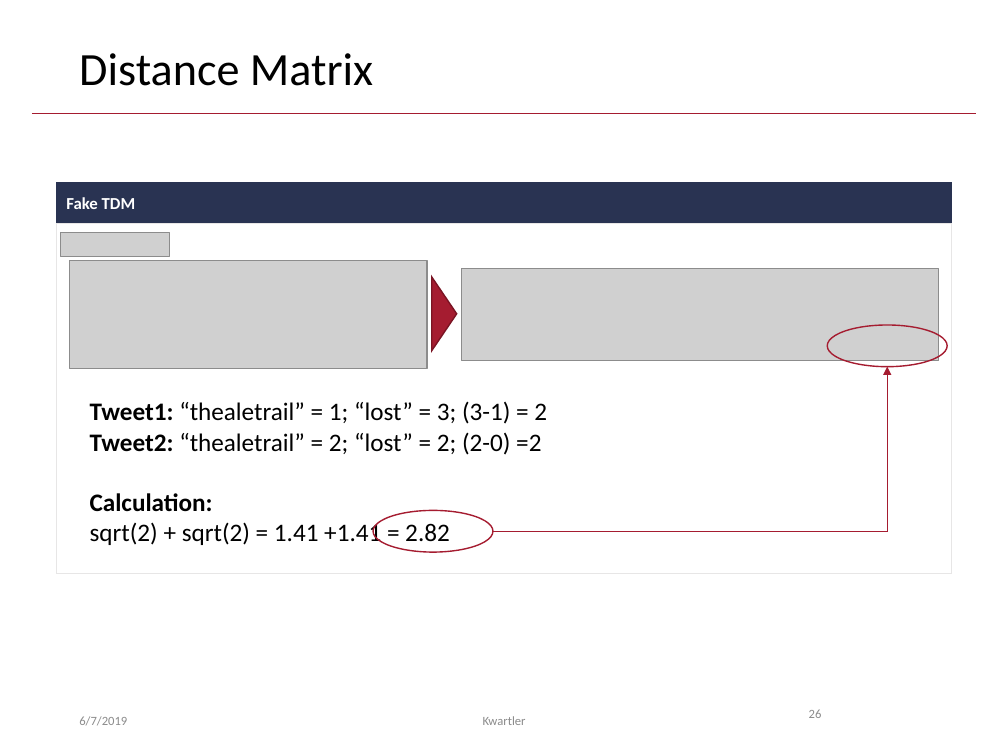
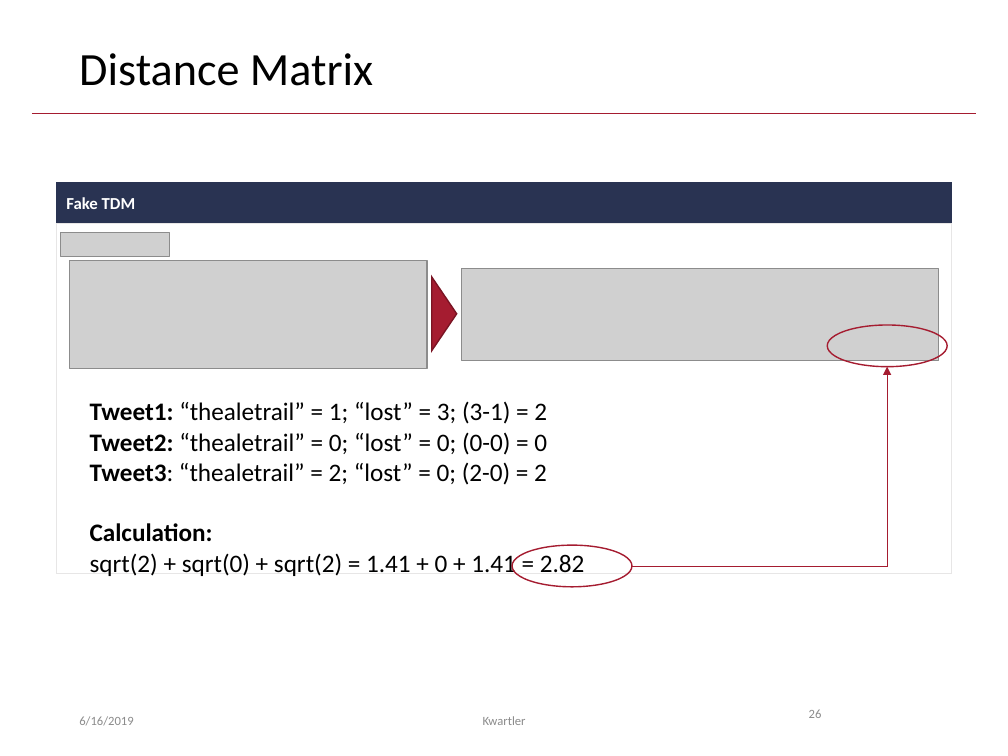
Before and after one commit to kwartler/GSERM_TextMining, a slide deck: slide 26 of B_Tuesday/GSERM_Tuesday_Basic_Visuals_v2.pptx. Drawn at 1008x756 pixels with LibreOffice and Linux fonts; fonts in the diff are those of the drawing; grey boxes stand for pictures; background and template pictures are left out. Boxes give left, top, right and bottom in pixels: in the first picture for what was removed or moved away, otherwise in the second. Text is boxed around its words. In the diff, an @@ line names an element or a change of style, - is before the commit and + after.

Commit message:
update slides

```diff
--- a/B_Tuesday/GSERM_Tuesday_Basic_Visuals_v2.pptx
+++ b/B_Tuesday/GSERM_Tuesday_Basic_Visuals_v2.pptx
@@ elbow arrow moved from (493, 531) - (887, 367) to (632, 565) - (887, 367) @@
@@ text at bbox=[90, 432, 547, 485]: text changed @@
-Tweet2: “thealetrail” = 2; “lost” = 2; (2-0) =2
+Tweet2: “thealetrail” = 0; “lost” = 0; (0-0) = 0
+Tweet3: “thealetrail” = 2; “lost” = 0; (2-0) = 2
@@ text at bbox=[90, 553, 585, 576]: text changed @@
-sqrt(2) + sqrt(2) = 1.41 +1.41 = 2.82
+sqrt(2) + sqrt(0) + sqrt(2) = 1.41 + 0 + 1.41 = 2.82
@@ ellipse: place and size @@
-ellipse at bbox=[373, 510, 493, 551]
+ellipse at bbox=[512, 545, 632, 587]
@@ text at bbox=[79, 716, 133, 726]: text changed @@
-6/7/2019
+6/16/2019
```
Also in this commit, not shown: 66 other slides changed.
